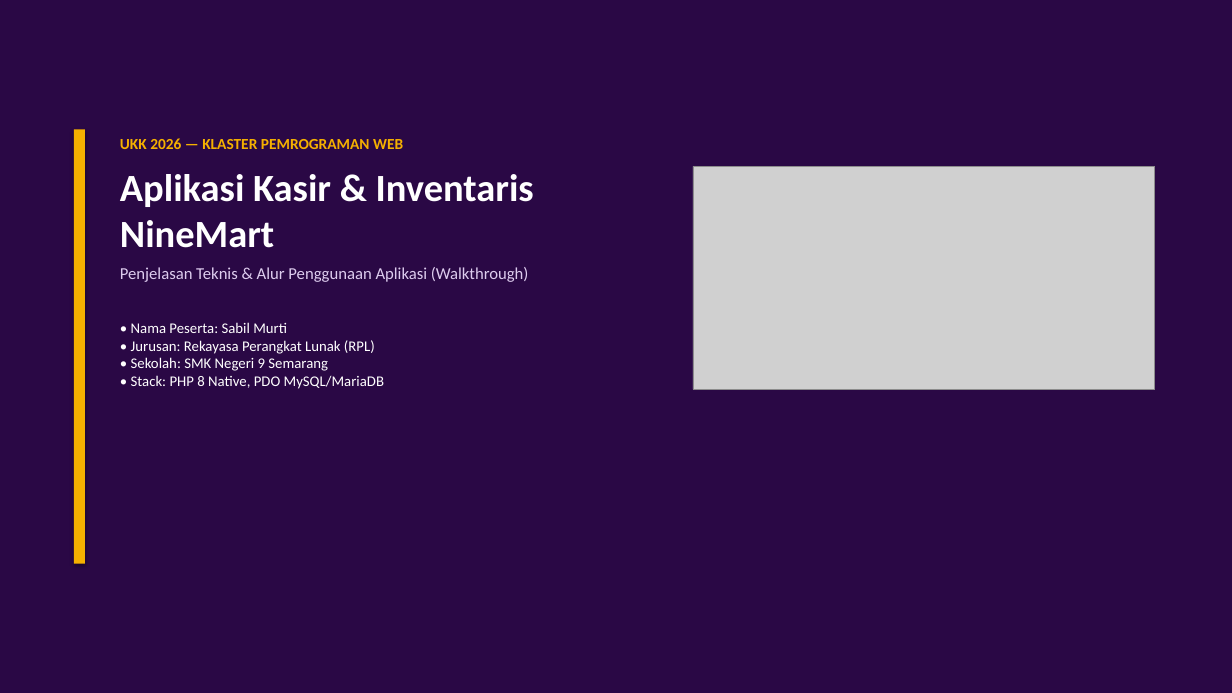
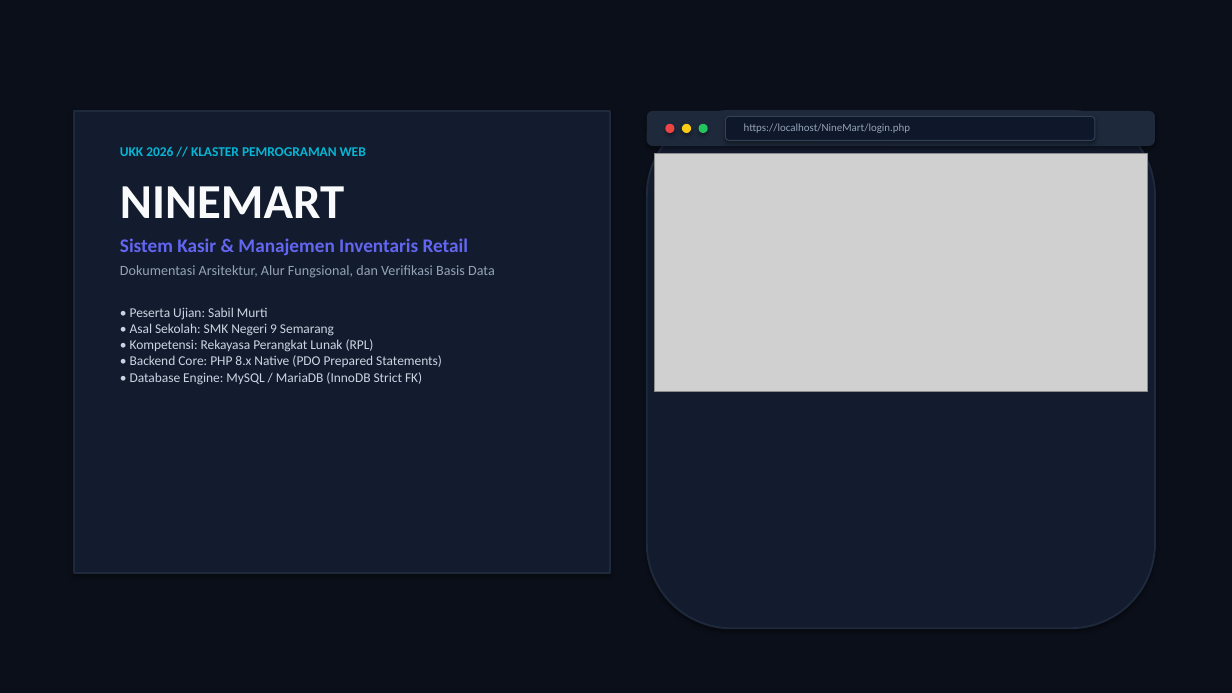
Before and after one commit to SabilMurti/BelajarUKK, a slide deck: slide 1 of NineMart/dokumen/PRESENTASI_NINEMART_CANVA.pptx. Drawn at 1232x693 pixels with LibreOffice and Linux fonts; fonts in the diff are those of the drawing; grey boxes stand for pictures. Boxes give left, top, right and bottom in pixels: in the first picture for what was removed or moved away, otherwise in the second. Text is boxed around its words. In the diff, an @@ line names an element or a change of style, - is before the commit and + after.

Commit message:
style: buat ulang pptx dark-tech executive dan update link canva baru

```diff
--- a/NineMart/dokumen/PRESENTASI_NINEMART_CANVA.pptx
+++ b/NineMart/dokumen/PRESENTASI_NINEMART_CANVA.pptx
@@ rectangle at <box>0,0,1232,693</box>: fill #2A0845 to #0B0F19 @@
@@ rectangle: place and size @@
-rectangle at <box>74,129,85,564</box>
+rectangle at <box>74,111,610,573</box>
@@ rectangle at <box>74,111,610,573</box>: fill #F5B000 to #131B2E; outline none to #1E293B 1.5 pt @@
@@ rounded rectangle added at <box>647,111,1155,628</box>, fill #131B2E, outline #1E293B 1.5 pt @@
@@ rounded rectangle added at <box>647,111,1155,146</box>, fill #1E293B @@
@@ rounded rectangle added at <box>726,116,1095,140</box>, fill #0F172A, outline #334155 0.75 pt @@
@@ text at <box>120,147,495,385</box>: text changed; size 11.5 to 10.5 pt; text colour #FFFFFF to #CBD5E1 @@
-UKK 2026 — KLASTER PEMROGRAMAN WEB
-Aplikasi Kasir & Inventaris NineMart
-Penjelasan Teknis & Alur Penggunaan Aplikasi (Walkthrough)
-• Nama Peserta: Sabil Murti
-• Jurusan: Rekayasa Perangkat Lunak (RPL)
-• Sekolah: SMK Negeri 9 Semarang
-• Stack: PHP 8 Native, PDO MySQL/MariaDB
+UKK 2026 // KLASTER PEMROGRAMAN WEB
+NINEMART
+Sistem Kasir & Manajemen Inventaris Retail
+Dokumentasi Arsitektur, Alur Fungsional, dan Verifikasi Basis Data
+• Peserta Ujian: Sabil Murti
+• Asal Sekolah: SMK Negeri 9 Semarang
+• Kompetensi: Rekayasa Perangkat Lunak (RPL)
+• Backend Core: PHP 8.x Native (PDO Prepared Statements)
+• Database Engine: MySQL / MariaDB (InnoDB Strict FK)
@@ ellipse added at <box>665,124,675,133</box>, fill #EF4444 @@
@@ ellipse added at <box>682,124,691,133</box>, fill #FACC15 @@
@@ ellipse added at <box>699,124,708,133</box>, fill #22C55E @@
@@ text added at <box>744,123,911,133</box>, 8.5 pt, text #94A3B8 @@
+https://localhost/NineMart/login.php
@@ picture: place and size @@
-picture at <box>693,166,1155,390</box>
+picture at <box>654,153,1148,392</box>
```
Also in this commit, not shown: 4 other slides changed, 5 slides added, 5 slides removed, 1 other file.
